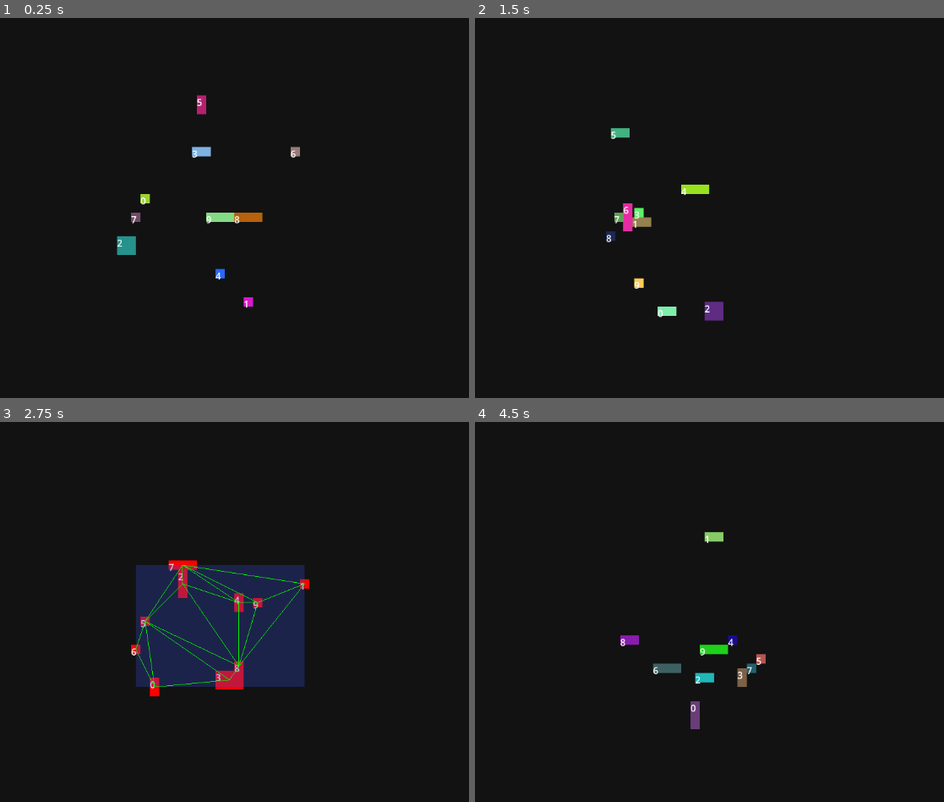
Above: before the commit, frames 1-4 (two rows, left to right).
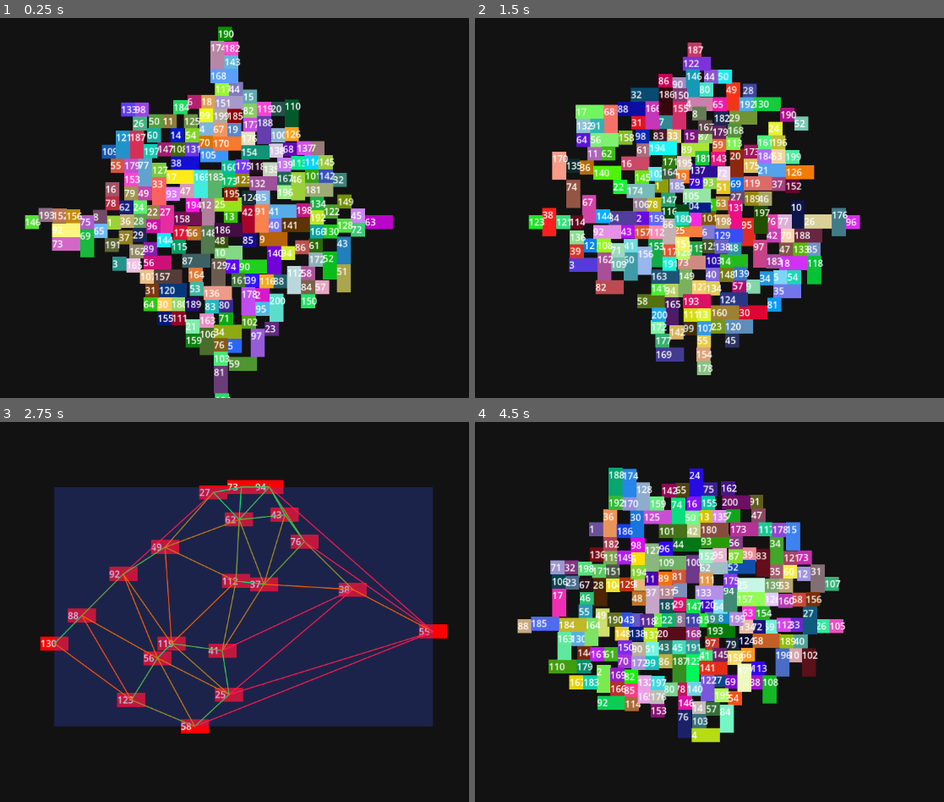
Above: after the commit, the same moments.

Repository: Horryportier/DungeonGeneration
Game: Godot game, scene res://room_generation/room_generator.tscn
Two runs of this game, one before a commit and one after it. Both use one fixed random seed, a clock stepped at 60 frames per second and the inputs below.
Inputs (mouse positions are in pixels of both pictures, inside the frame that each line leads up to):
- Up to frame 1 (0.25 s): no input
- Up to frame 2 (1.5 s): move the mouse to (836, 189) at 0.52 s; tap Space (regenrate) at 0.6, 1.35 s; move the mouse to (550, 227) at 1.27 s
- Up to frame 3 (2.75 s): tap Enter at 2 s; move the mouse to (276, 528) at 2.02 s; tap Space (regenrate) at 2.1 s
- Up to frame 4 (4.5 s): tap Space (regenrate) at 2.75, 2.85, 3.6, 4.25, 4.35 s; move the mouse to (653, 688) at 2.77 s; tap Enter at 3.5 s; move the mouse to (887, 669) at 3.52 s; move the mouse to (484, 555) at 4.27 s

The runs differ from the first frame. In frame 1, 28% of the frame differs, in the area x 5-84%, y 2-100%; in frame 2, 28%; in frame 3, 43%, in the area x 8-96%, y 15-82%; in frame 4, 27%.

Commit message:
better debug visuals

Diff:
--- a/room_generation/room_generator.gd
+++ b/room_generation/room_generator.gd
@@ -7,6 +7,10 @@
 @export var max_room_size: int = 16
 @export var room_generation_radius: int = 50
 @export_range(0, 1) var selected_room_size_treshold: float = 20
+
+
+@export_group("debug")
+@export var edge_color: Gradient
 
 func get_random_point_in_circle(radius: float) -> Vector2:
 	var t = 2* PI * randf()
@@ -95,7 +99,7 @@
 
 func generate_rooms():
 	for i in number_of_rooms:
-		var room =  make_room(i)
+		var room =  make_room(i + 1)
 		rooms[room.id] = room
 
 
@@ -191,12 +195,9 @@
 		return
 	if delaunay_rect:
 		draw_rect(delaunay_rect, Color(0.2,0.3, 0.8, 0.3))
-	for trinagle in triangles as Array[Delaunay.Triangle]:
-		if delaunay.is_border_triangle(trinagle):
-			continue
-		draw_line(trinagle.edge_ab.a, trinagle.edge_ab.b, Color.GREEN)
-		draw_line(trinagle.edge_bc.a, trinagle.edge_bc.b, Color.GREEN)
-		draw_line(trinagle.edge_ca.a, trinagle.edge_ca.b, Color.GREEN)
+	for edge: RoomGraph.RoomGraphEdge in room_graph.edges:
+		var color = edge_color.sample(remap(edge.weight, 0, 200, 0, 1))
+		draw_line(edge.node_a.value.get_room_center(), edge.node_b.value.get_room_center(), color,  -1, true)
 
 func _process(_delta):
 	if Input.is_action_just_pressed("regenrate"):
--- a/room_generation/room_generator.tscn
+++ b/room_generation/room_generator.tscn
@@ -1,13 +1,18 @@
-[gd_scene load_steps=2 format=3 uid="uid://bw1165nygn46s"]
+[gd_scene load_steps=3 format=3 uid="uid://bw1165nygn46s"]
 
 [ext_resource type="Script" path="res://room_generation/room_generator.gd" id="1_ac6gd"]
 
+[sub_resource type="Gradient" id="Gradient_kib3s"]
+offsets = PackedFloat32Array(0.268908, 0.781513, 1)
+colors = PackedColorArray(1.54018e-06, 0.905693, 0.424678, 1, 1, 0.366667, 0, 1, 1, 0.11, 0.317666, 1)
+
 [node name="RoomGenerator" type="Node2D"]
 script = ExtResource("1_ac6gd")
-number_of_rooms = 10
-min_room_size = 16
+number_of_rooms = 200
+min_room_size = 24
 max_room_size = 64
 room_generation_radius = 200
-selected_room_size_treshold = 1.0
+selected_room_size_treshold = 0.1
+edge_color = SubResource("Gradient_kib3s")
 
 [node name="Camera2D" type="Camera2D" parent="."]
